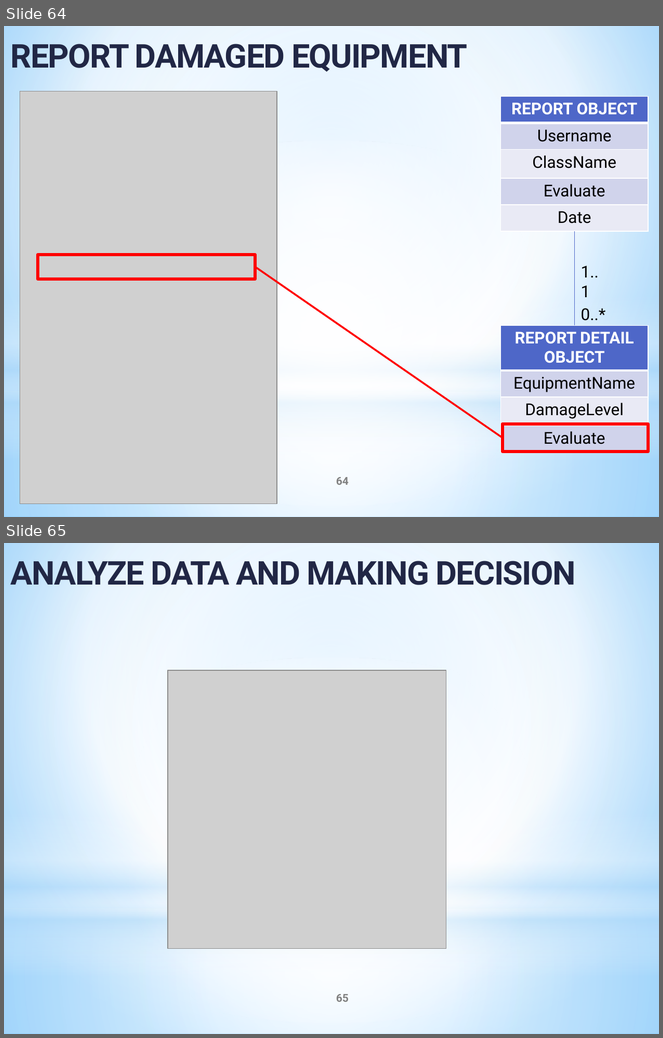
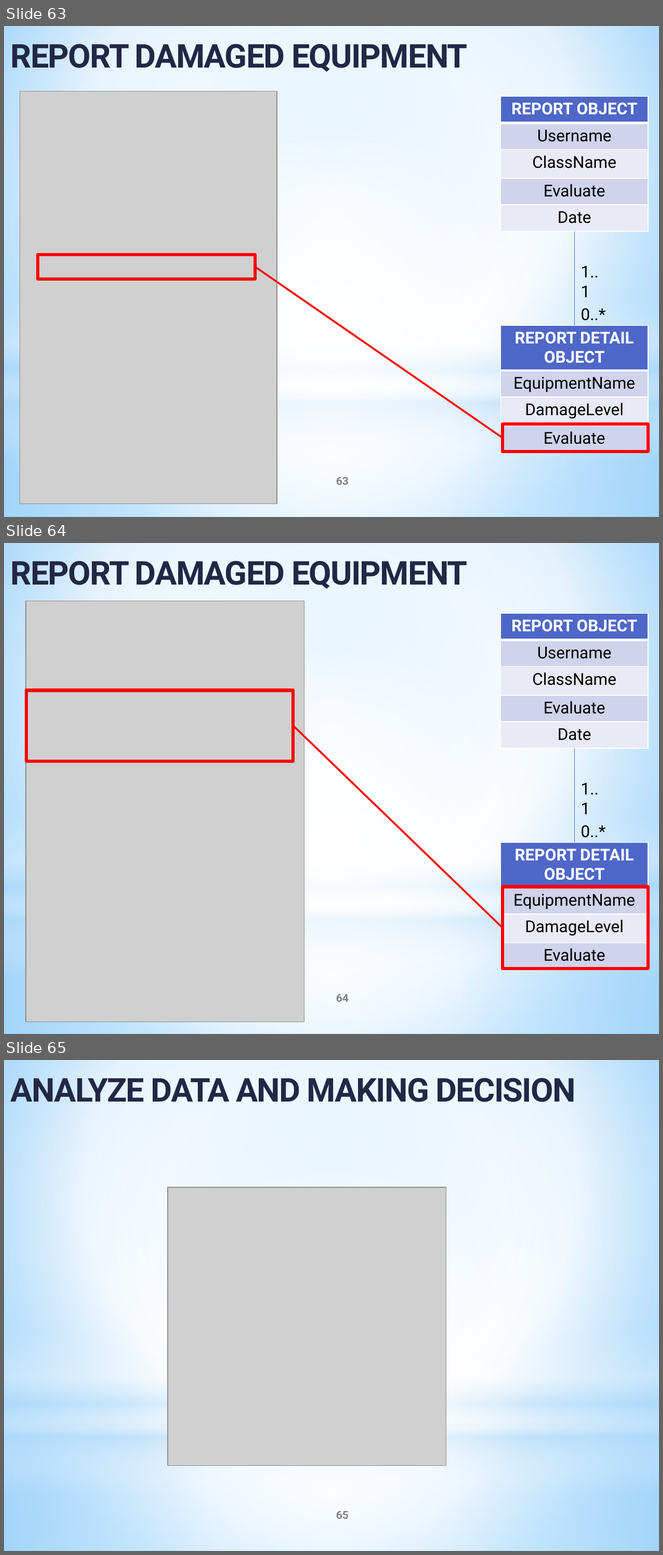
Before and after one commit to tranquang9a1/ECRM, a slide deck: Document/ECRM-Presentation v7.pptx. Shown one above the other, each under a label of ours: slides 64 and 65 before the commit, slides 63, 64 and 65 after it. The pictures are 663x1038 and 663x1555 pixels, drawn with LibreOffice and Linux fonts; fonts in the diff are those of the drawing; grey boxes stand for pictures. Boxes give left, top, right and bottom in pixels: in the first picture for what was removed or moved away, otherwise in the second. Text is boxed around its words. In the diff, an @@ line names an element or a change of style, - is before the commit and + after.

```diff
--- a/Document/ECRM-Presentation v7.pptx
+++ b/Document/ECRM-Presentation v7.pptx
@@ slide 64 added at (4, 543, 659, 1034), background gradient #9ED5FF to #FFFFFF to #5BB9FF; not listed: 4 template elements that a slide beside it also shows @@
@@ text added at (11, 561, 468, 589), 36 pt, text #212745, bold @@
+REPORT DAMAGED EQUIPMENT
@@ picture added at (26, 601, 304, 1022) @@
@@ table added at (501, 613, 648, 748), 5 rows, 1 columns @@
+REPORT OBJECT
+Username
+ClassName
+Evaluate
+Date
@@ rectangle added at (26, 691, 294, 761), outline #FF0000 3.5 pt @@
@@ line added from (294, 726) to (503, 928), #FF0000 2 pt @@
@@ line added from (574, 749) to (574, 843), #4E67C8 0.75 pt @@
@@ text added at (581, 783, 599, 814), 18 pt, text #000000 @@
+1..1
@@ text added at (581, 825, 606, 838), 18 pt, text #000000 @@
+0..*
@@ table added at (501, 843, 648, 970), 4 rows, 1 columns @@
+REPORT DETAIL OBJECT
+EquipmentName
+DamageLevel
+Evaluate
@@ rectangle added at (503, 887, 649, 969), outline #FF0000 3.5 pt @@
@@ page number added at (336, 994, 349, 1002), 12 pt, text #808080, bold @@
+64
@@ what was slide 64 is now slide 63 @@
@@ page number at (336, 477, 349, 485): text changed @@
-64
+63
```
Also in this commit, not shown: 10 slides changed, 7 other slides added, 1 slide removed.
